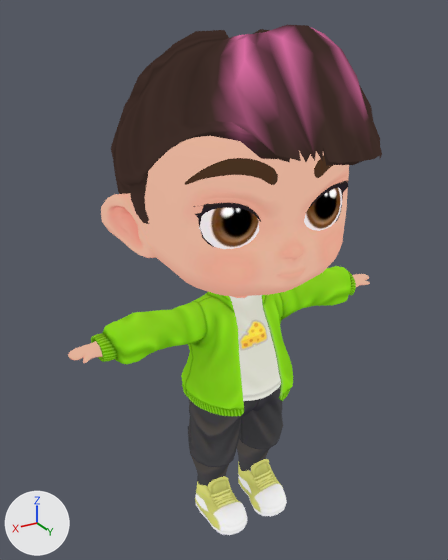
A saved change to the glTF model public/models/avatars/juanita_male.glb.
Rendered twice from a 50 mm camera at (0.571, 0.905, 0.982) aimed at (0.009, -0.032, 0.513). Every picture has the same lights, and +X, +Y and +Z are marked at lower left. The older version comes first.

Names of what the first picture shows: 'juanita_male'.
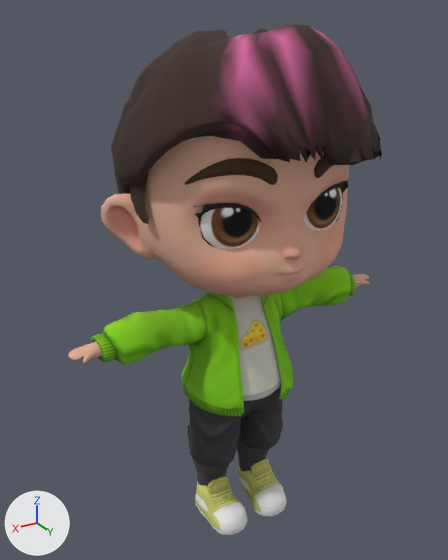
Pixel boxes [x1, y1, x2, y2] of what changed, in the pictures (448 x 560 px):
'juanita_male', recoloured (darker)
    both: [68, 25, 382, 535]

The change, as a diff of the scene's bpy script:
```diff
--- a/public/models/avatars/juanita_male.glb.py
+++ b/public/models/avatars/juanita_male.glb.py
@@ mat_juanita_male_mat @@
 mat_juanita_male_mat = bpy.data.materials.new('juanita_male_mat')
-# nodes: BsdfTransparent, Emission, LightPath, Mix, MixShader, OutputMaterial, TexImage, VertexColor
+# nodes: BsdfPrincipled, Mix, OutputMaterial, TexImage, VertexColor
 # uses the picture img_male_albedo
```
